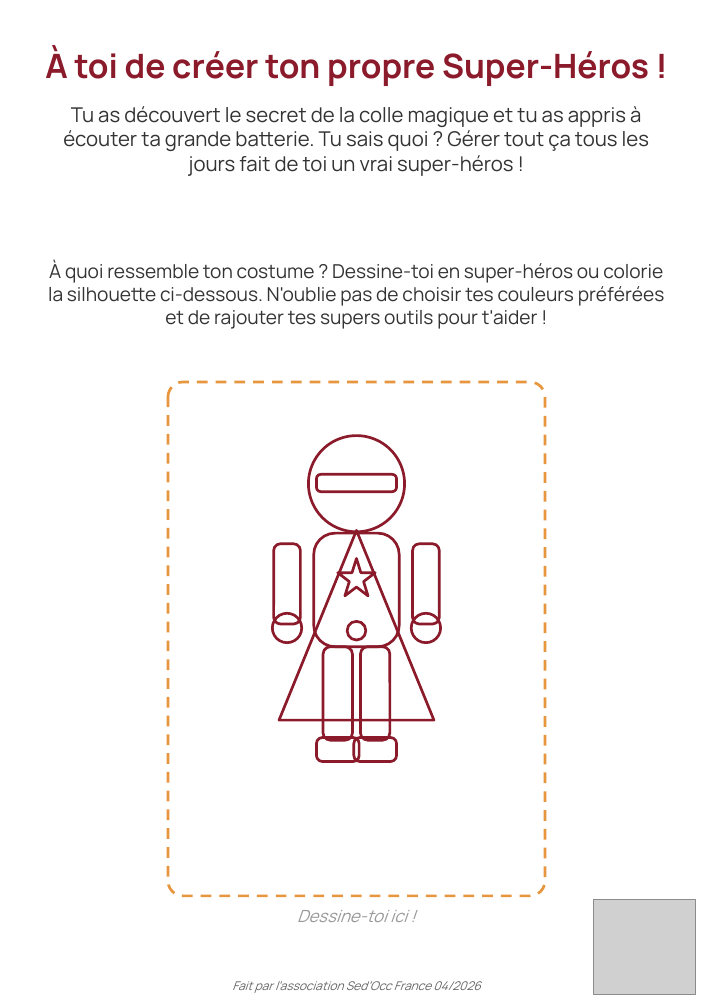
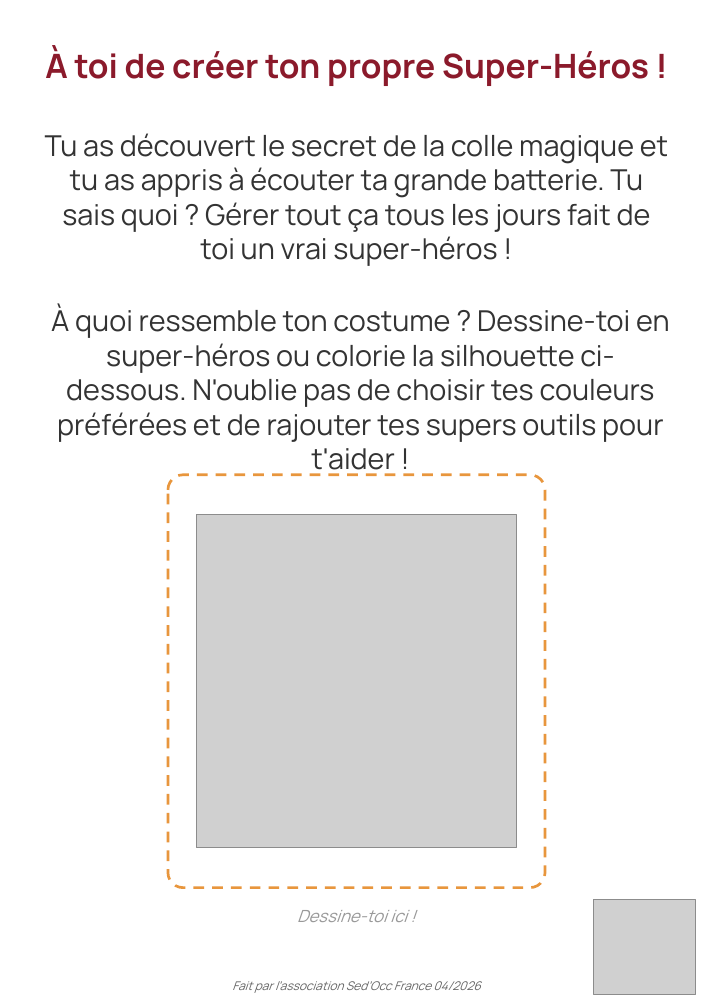
Before and after one commit to Therese-Borin-Pepe/sedocc-site, a slide deck: slide 11 of documents/Livret-SED-enfant-SedOcc.pptx (slide 12 before the commit). Drawn at 713x1008 pixels with LibreOffice and Linux fonts; fonts in the diff are those of the drawing; grey boxes stand for pictures; background and template pictures are left out. Boxes give left, top, right and bottom in pixels: in the first picture for what was removed or moved away, otherwise in the second. Text is boxed around its words. In the diff, an @@ line names an element or a change of style, - is before the commit and + after.

```diff
--- a/documents/Livret-SED-enfant-SedOcc.pptx
+++ b/documents/Livret-SED-enfant-SedOcc.pptx
@@ text "Tu as découvert le secret ..." moved from (x1=63, y1=106, x2=649, y2=176) to (x1=45, y1=133, x2=668, y2=266) @@
@@ text "Tu as découvert le secret ..." at (x1=45, y1=133, x2=668, y2=266): size 17 to 24 pt @@
@@ text "À quoi ressemble ton costume ..." moved from (x1=48, y1=260, x2=665, y2=329) to (x1=51, y1=304, x2=669, y2=476) @@
@@ text "À quoi ressemble ton costume ..." at (x1=51, y1=304, x2=669, y2=476): size 16 to 24 pt @@
@@ ellipse removed at (x1=309, y1=435, x2=405, y2=532) @@
@@ rounded rectangle resized from (x1=168, y1=382, x2=545, y2=896) to (x1=168, y1=475, x2=545, y2=888) @@
@@ rounded rectangle removed at (x1=316, y1=474, x2=397, y2=491) @@
@@ picture added at (x1=197, y1=515, x2=517, y2=847) @@
@@ triangle removed at (x1=279, y1=530, x2=435, y2=720) @@
@@ rounded rectangle removed at (x1=314, y1=533, x2=399, y2=647) @@
@@ rounded rectangle removed at (x1=273, y1=544, x2=300, y2=624) @@
@@ star removed at (x1=338, y1=559, x2=375, y2=596) @@
@@ rounded rectangle removed at (x1=413, y1=544, x2=440, y2=624) @@
@@ ellipse removed at (x1=272, y1=613, x2=302, y2=642) @@
@@ ellipse removed at (x1=347, y1=621, x2=366, y2=640) @@
@@ ellipse removed at (x1=411, y1=613, x2=441, y2=642) @@
@@ rounded rectangle removed at (x1=323, y1=647, x2=353, y2=740) @@
@@ rounded rectangle removed at (x1=360, y1=647, x2=390, y2=740) @@
@@ rounded rectangle removed at (x1=316, y1=737, x2=360, y2=761) @@
@@ rounded rectangle removed at (x1=353, y1=737, x2=397, y2=761) @@
```
Also in this commit, not shown: 5 other slides changed, 1 slide removed, 4 other files.
